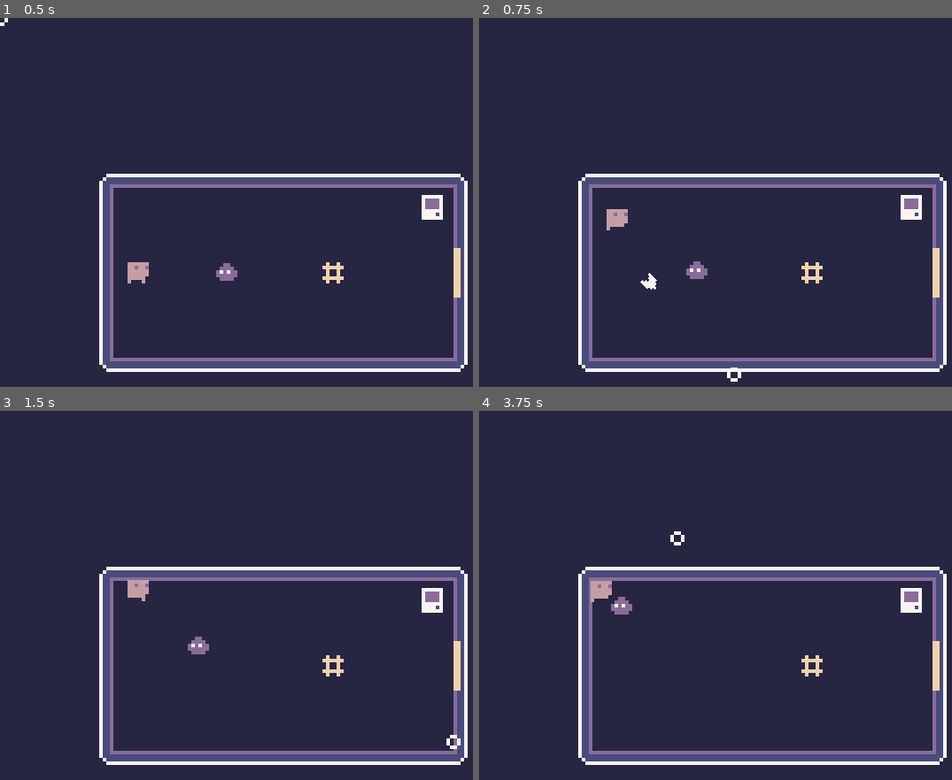
Above: before the commit, frames 1-4 (two rows, left to right).
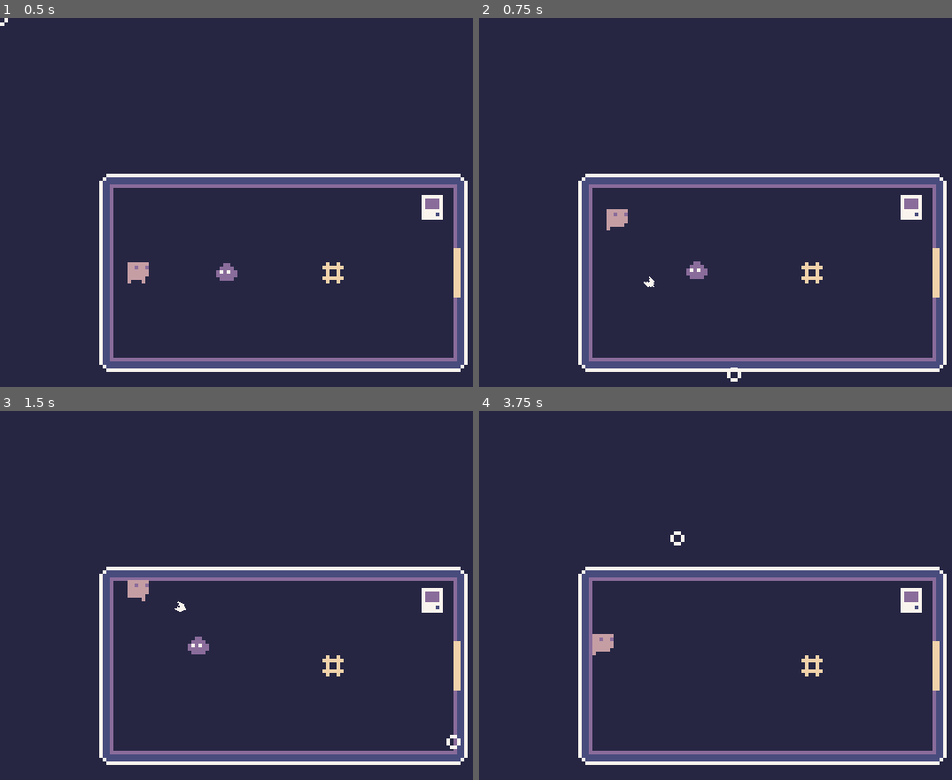
Above: after the commit, the same moments.

Repository: tOmoness/null
Game: Godot game, scene res://Levels/Tutorial/Tutorial_3.tscn
The game is run twice, just before and just after one commit, with the same random seed, the same clock (stepped at 60 frames per second) and the same inputs. This scene is started directly instead of the project's main scene. Sound files missing from this copy of the repository are replaced by a short silence.
Inputs (mouse positions are in pixels of both pictures, inside the frame that each line leads up to):
- Up to frame 1 (0.5 s): no input
- Up to frame 2 (0.75 s): move the mouse to (734, 375) at 0.52 s; hold Up (ui_up) from 0.53 s (still down); click (734, 375) at 0.6 s
- Up to frame 3 (1.5 s): keep holding Up (ui_up); move the mouse to (454, 743) at 1.27 s; click (454, 743) at 1.35 s
- Up to frame 4 (3.75 s): move the mouse to (592, 588) at 2.02 s; release Up (ui_up) at 2.03 s; hold Left (ui_left) 2.03-3.53 s; click (592, 588) at 2.1 s; move the mouse to (791, 665) at 2.77 s; click (791, 665) at 2.85 s; move the mouse to (677, 540) at 3.52 s; hold Down (ui_down) from 3.53 s (still down); click (677, 540) at 3.6 s

Frame 1 is identical in both runs. In frame 2, less than 0.1% of the frame differs, in the area x 34-38%, y 69-74%; in frame 3, less than 0.1%; in frame 4, 0.6%, in the area x 23-33%, y 46-67%.

Commit message:
Play sound when shooting and when enemy dies.

Diff:
--- a/Enemy.gd
+++ b/Enemy.gd
@@ -1,10 +1,19 @@
 extends KinematicBody2D
 
+onready var sprite = $Sprite
+onready var audio = $AudioStreamPlayer
+
+func _ready():
+	audio.connect("finished", self, "destroy")
+
 func _physics_process(delta):
-	$Sprite.flip_h = global_position > Global.Player.global_position
+	sprite.flip_h = global_position > Global.Player.global_position
 	var direction = global_position.direction_to(Global.Player.global_position)
 	move_and_collide(direction * 10 * delta)
 
+func _on_Hitbox_area_entered(area):
+	audio.play()
+	sprite.visible = false
 
-func _on_Hitbox_area_entered(area):
+func destroy():
 	queue_free()
--- a/Enemy.tscn
+++ b/Enemy.tscn
@@ -1,7 +1,8 @@
-[gd_scene load_steps=5 format=2]
+[gd_scene load_steps=6 format=2]
 
 [ext_resource path="res://Assets/enemy.png" type="Texture" id=1]
 [ext_resource path="res://Enemy.gd" type="Script" id=2]
+[ext_resource path="res://Sounds/death.wav" type="AudioStream" id=3]
 
 [sub_resource type="RectangleShape2D" id=1]
 extents = Vector2( 3, 2.5 )
@@ -29,4 +30,7 @@
 [node name="CollisionShape2D" type="CollisionShape2D" parent="Hitbox"]
 position = Vector2( 0, 1.5 )
 shape = SubResource( 2 )
+
+[node name="AudioStreamPlayer" type="AudioStreamPlayer" parent="."]
+stream = ExtResource( 3 )
 [connection signal="area_entered" from="Hitbox" to="." method="_on_Hitbox_area_entered"]
--- a/Player/PlayerBullet.gd
+++ b/Player/PlayerBullet.gd
@@ -1,6 +1,10 @@
 extends Node2D
 
 var velocity = Vector2.ZERO
+
+func _ready():
+	$AudioStreamPlayer.pitch_scale = rand_range(0.75, 1)
+	$AudioStreamPlayer.play()
 
 func _process(delta):
 	position += velocity * delta
--- a/Player/PlayerBullet.tscn
+++ b/Player/PlayerBullet.tscn
@@ -1,13 +1,14 @@
-[gd_scene load_steps=4 format=2]
+[gd_scene load_steps=5 format=2]
 
 [ext_resource path="res://Assets/projectile.png" type="Texture" id=1]
 [ext_resource path="res://Player/PlayerBullet.gd" type="Script" id=2]
+[ext_resource path="res://Sounds/shoot.wav" type="AudioStream" id=3]
 
 [sub_resource type="RectangleShape2D" id=1]
 extents = Vector2( 3, 2.5 )
 
 [node name="PlayerBullet" type="Node2D"]
-scale = Vector2( 0.75, 0.75 )
+scale = Vector2( 0.5, 0.5 )
 script = ExtResource( 2 )
 
 [node name="Sprite" type="Sprite" parent="."]
@@ -19,5 +20,8 @@
 
 [node name="CollisionShape2D" type="CollisionShape2D" parent="Hitbox"]
 shape = SubResource( 1 )
+
+[node name="AudioStreamPlayer" type="AudioStreamPlayer" parent="."]
+stream = ExtResource( 3 )
 [connection signal="area_entered" from="Hitbox" to="." method="_on_Hitbox_area_entered"]
 [connection signal="body_entered" from="Hitbox" to="." method="_on_Hitbox_body_entered"]
Not shown, added: Sounds/death.wav.import
Not shown, added: Sounds/shoot.wav.import
Not shown, added: Sounds/death.wav
Not shown, added: Sounds/shoot.wav
